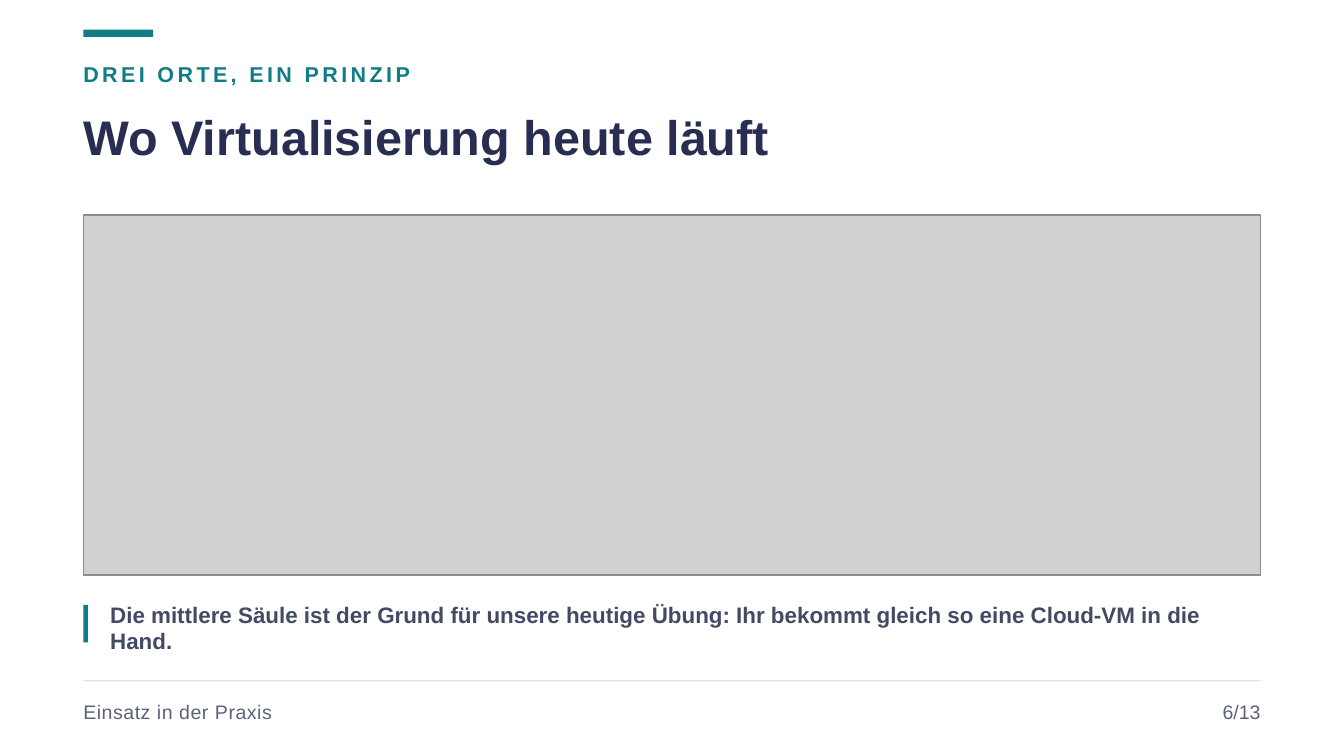
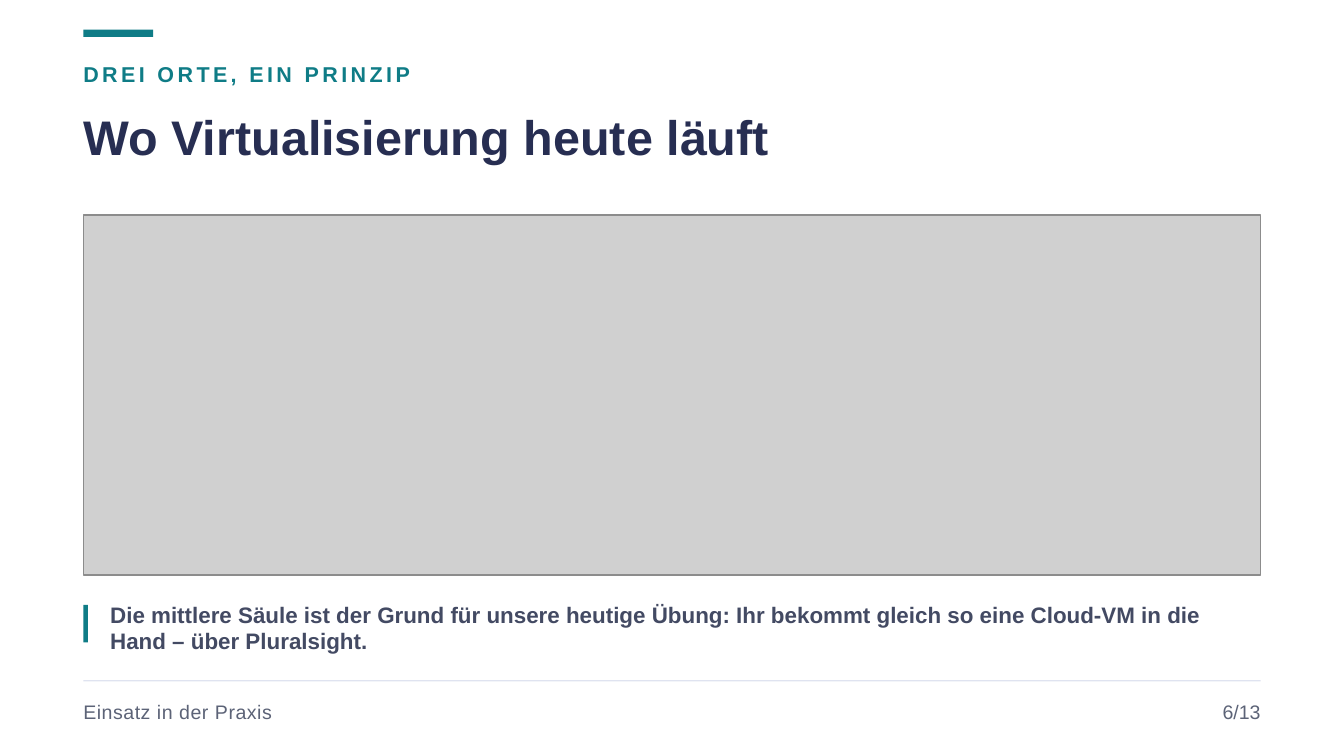
Before and after one commit to JacobMenge/kurs-unterlagen, a slide deck: slide 9 of folien/04-virtualisierung.pptx. Drawn at 1344x756 pixels with LibreOffice and Linux fonts; fonts in the diff are those of the drawing; grey boxes stand for pictures. Boxes give left, top, right and bottom in pixels: in the first picture for what was removed or moved away, otherwise in the second. Text is boxed around its words. In the diff, an @@ line names an element or a change of style, - is before the commit and + after.

```diff
--- a/folien/04-virtualisierung.pptx
+++ b/folien/04-virtualisierung.pptx
@@ text at (x1=110, y1=605, x2=1199, y2=654): text changed @@
-Die mittlere Säule ist der Grund für unsere heutige Übung: Ihr bekommt gleich so eine Cloud-VM in die Hand.
+Die mittlere Säule ist der Grund für unsere heutige Übung: Ihr bekommt gleich so eine Cloud-VM in die Hand – über Pluralsight.
```
Also in this commit, not shown: 5 other slides changed, 1 other file.
